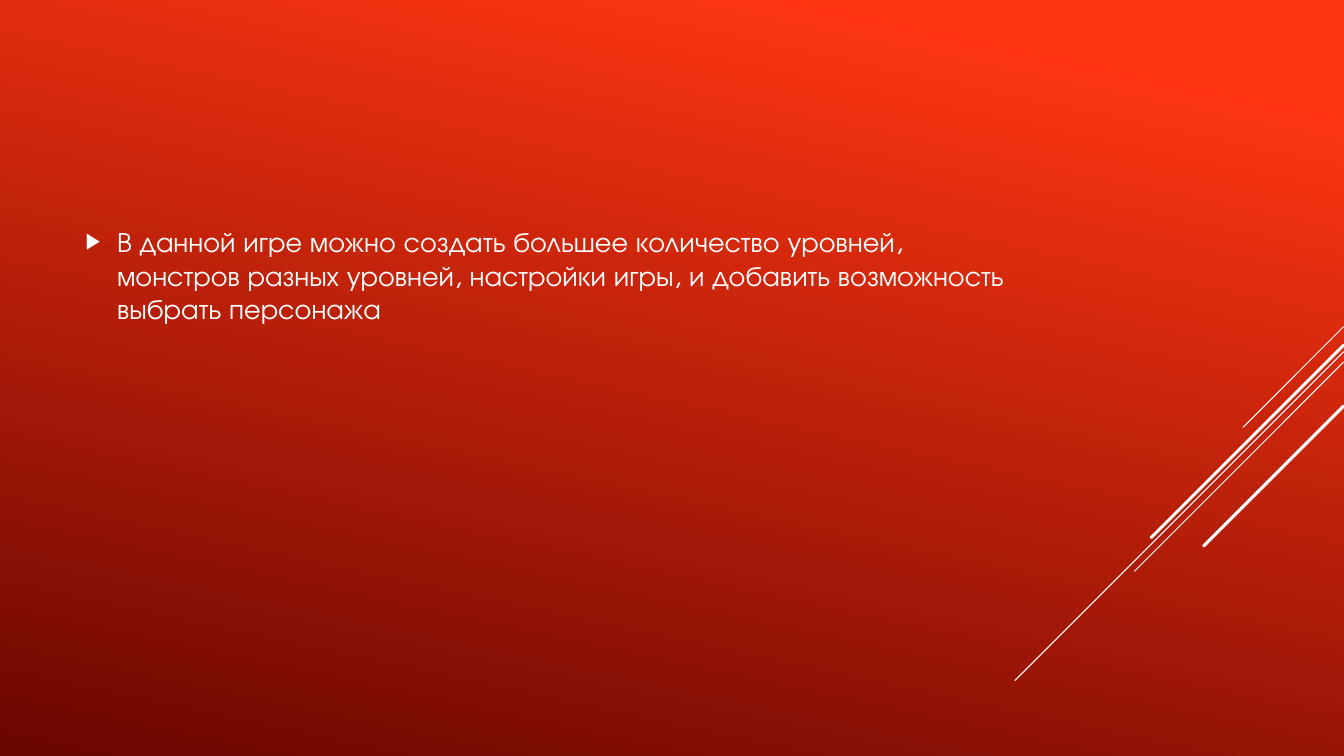
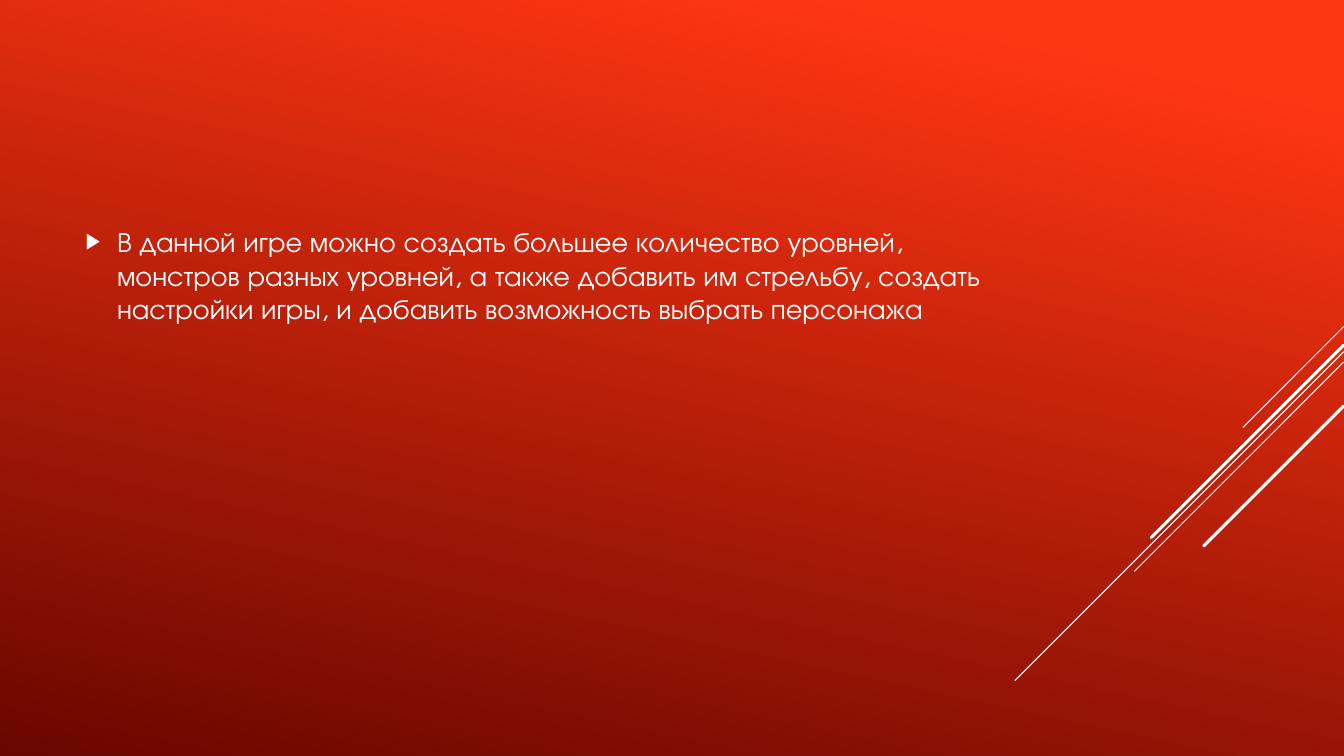
Before and after one commit to sasha-sugako/projekt-game, a slide deck: slide 4 of Презентация.pptx. Drawn at 1344x756 pixels with LibreOffice and Linux fonts; fonts in the diff are those of the drawing. Boxes give left, top, right and bottom in pixels: in the first picture for what was removed or moved away, otherwise in the second. Text is boxed around its words. In the diff, an @@ line names an element or a change of style, - is before the commit and + after.

```diff
--- a/Презентация.pptx
+++ b/Презентация.pptx
@@ text at [117,233,980,324]: text changed @@
-▶ В данной игре можно создать большее количество уровней, монстров разных уровней, настройки игры, и добавить возможность выбрать персонажа
+▶ В данной игре можно создать большее количество уровней, монстров разных уровней, а также добавить им стрельбу, создать настройки игры, и добавить возможность выбрать персонажа
```
Also in this commit, not shown: 1 other slide changed.
